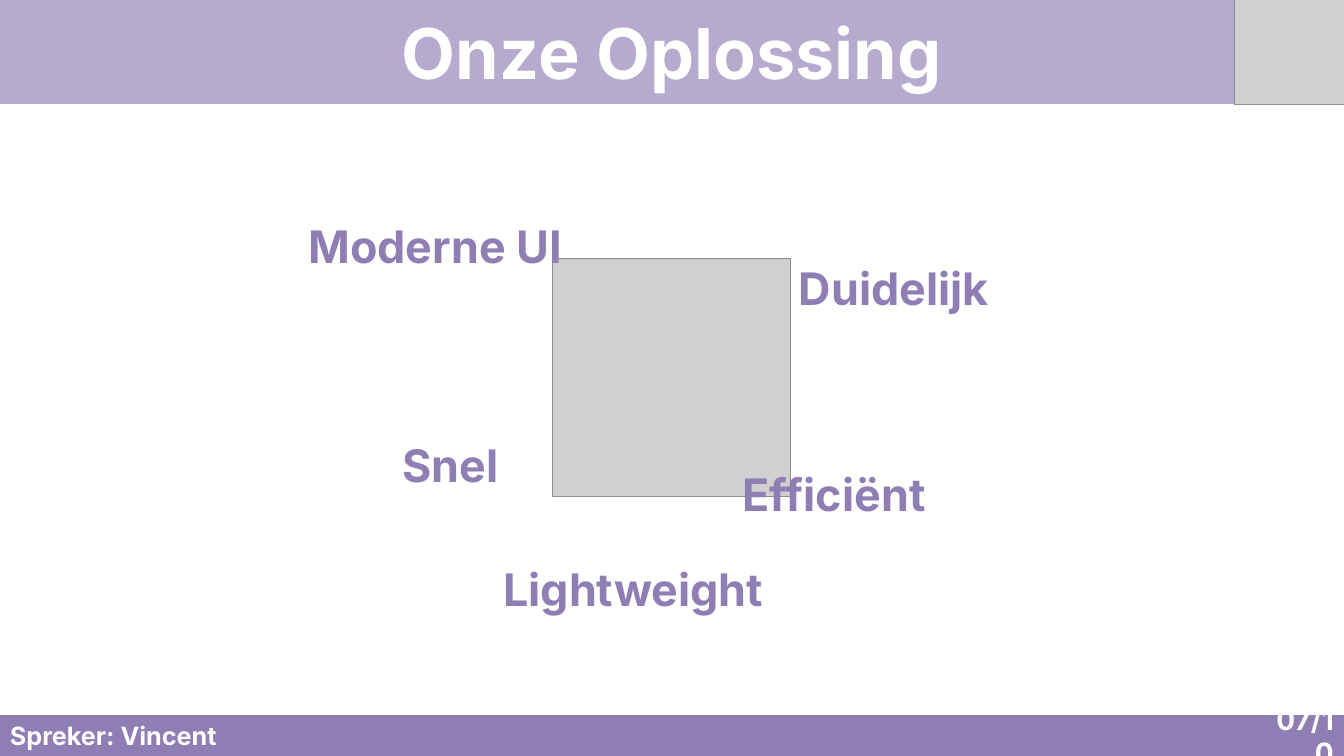
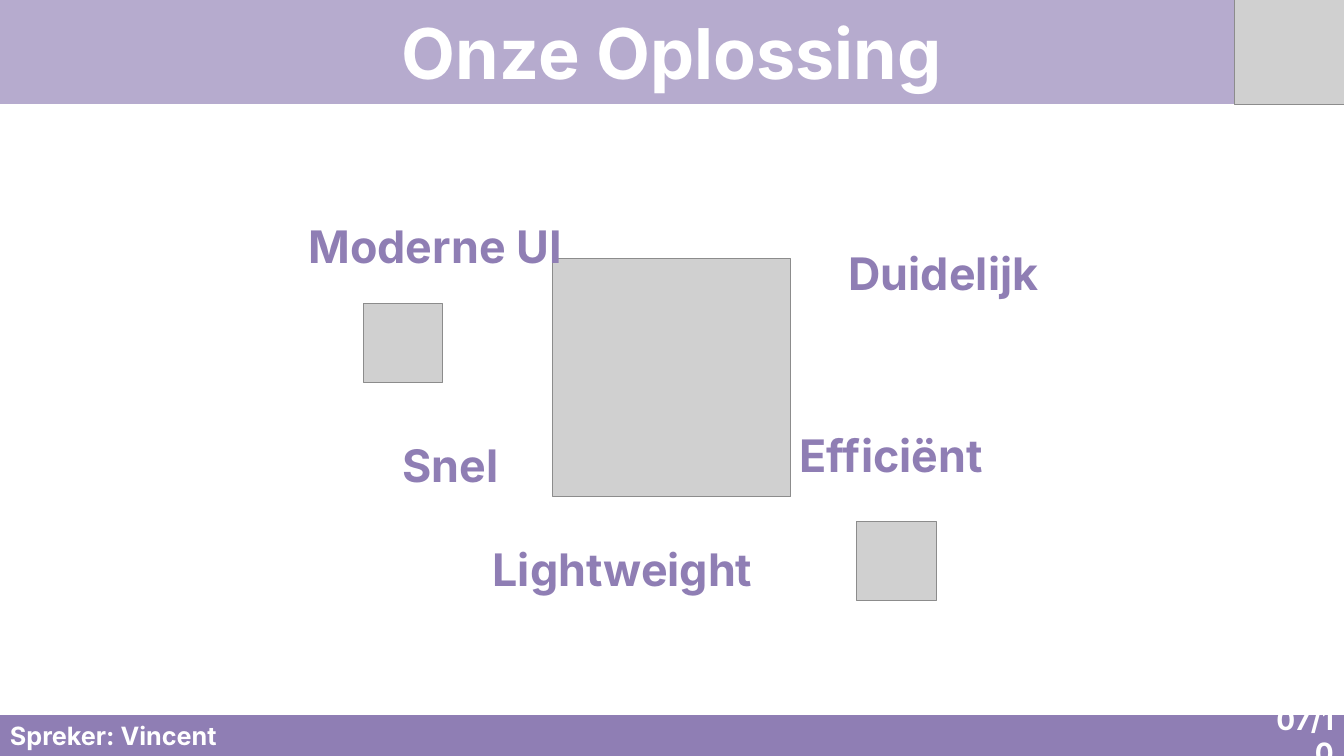
Before and after one commit to EliasDeHondt/K10s, a slide deck: slide 10 of docs/pptx/presentation.pptx (slide 11 before the commit). Drawn at 1344x756 pixels with LibreOffice and Linux fonts; fonts in the diff are those of the drawing; grey boxes stand for pictures. Boxes give left, top, right and bottom in pixels: in the first picture for what was removed or moved away, otherwise in the second. Text is boxed around its words. In the diff, an @@ line names an element or a change of style, - is before the commit and + after.

```diff
--- a/docs/pptx/presentation.pptx
+++ b/docs/pptx/presentation.pptx
@@ text "Duidelijk": place and size @@
-text "Duidelijk" at box(799, 271, 989, 314)
+text "Duidelijk" at box(849, 256, 1039, 299)
@@ picture added at box(364, 303, 444, 383) @@
@@ text "Efficiënt" rewrapped from box(742, 473, 925, 512) to box(800, 438, 983, 473) @@
@@ text "Lightweight": place and size @@
-text "Lightweight" at box(503, 572, 763, 616)
+text "Lightweight" at box(493, 552, 753, 596)
@@ picture added at box(857, 521, 937, 601) @@
```
Also in this commit, not shown: 1 other slide changed, 1 slide removed, 1 other file.
